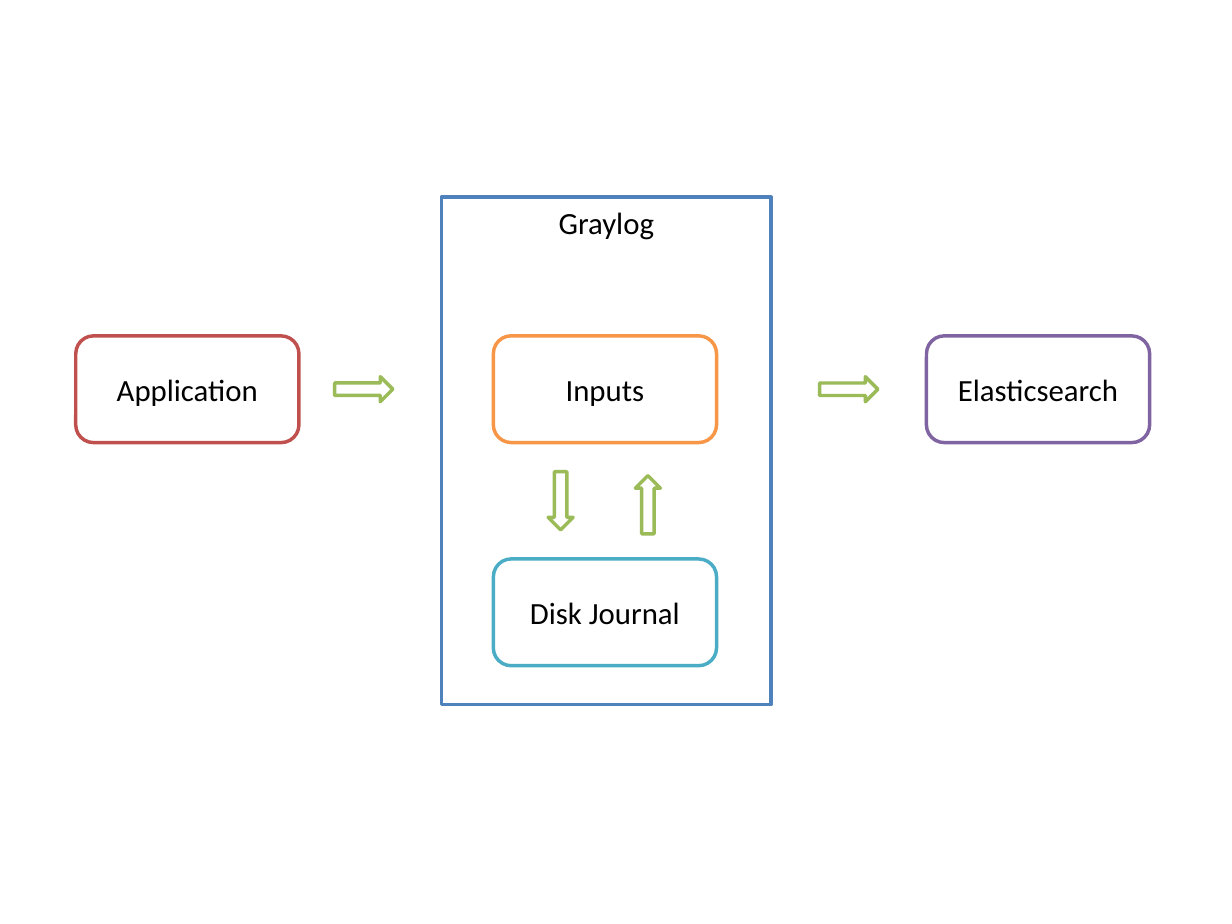
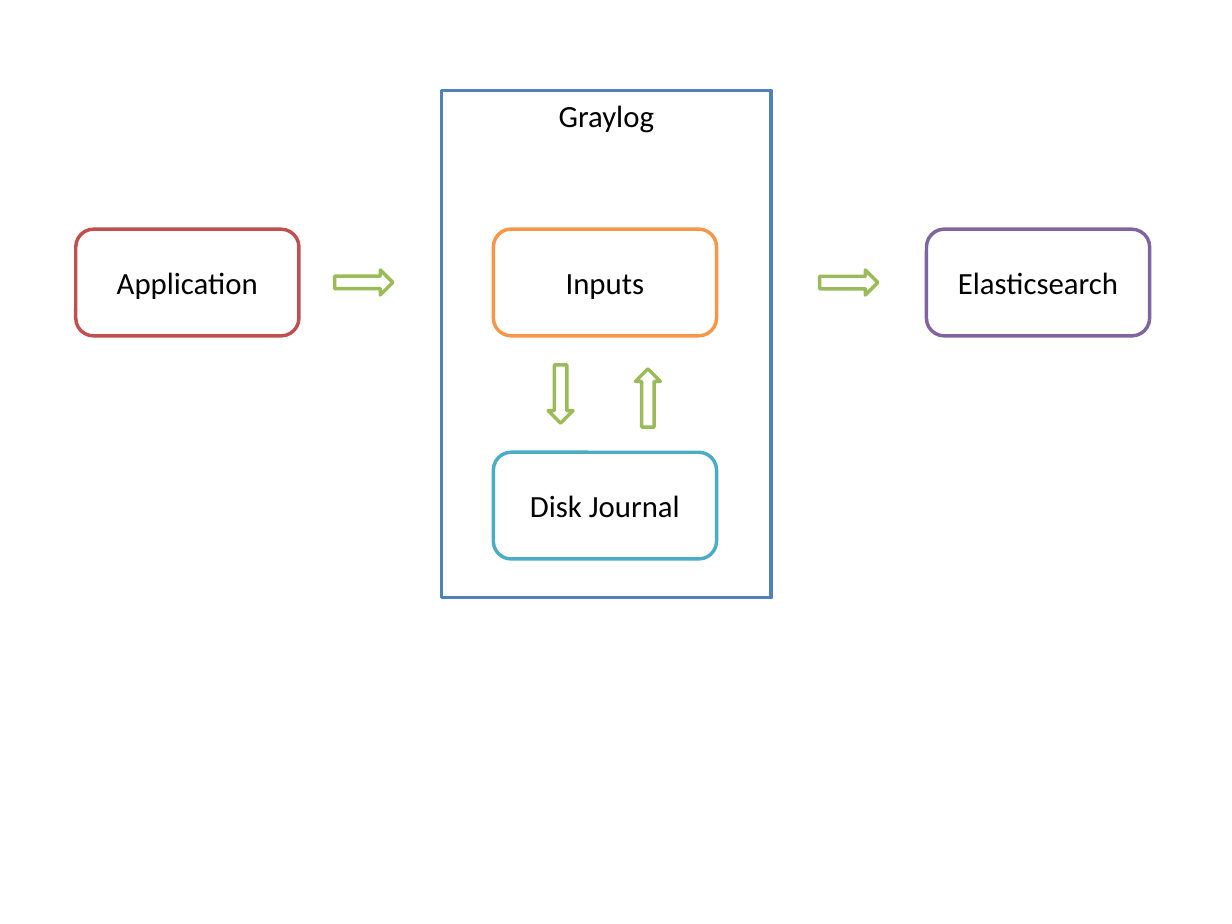
Before and after one commit to gatement/gitpitch_graylog, a slide deck: slide 2 of assets/images/images.pptx. Drawn at 1232x924 pixels with LibreOffice and Linux fonts; fonts in the diff are those of the drawing. Boxes give left, top, right and bottom in pixels: in the first picture for what was removed or moved away, otherwise in the second. Text is boxed around its words. In the diff, an @@ line names an element or a change of style, - is before the commit and + after.

```diff
--- a/assets/images/images.pptx
+++ b/assets/images/images.pptx
@@ 4 rounded rectangles, 4 right arrows, 1 rectangle: place and size @@
-4 rounded rectangles, 4 right arrows, 1 rectangle at box(76, 197, 1149, 705)
+4 rounded rectangles, 4 right arrows, 1 rectangle at box(76, 90, 1149, 598)
```
Also in this commit, not shown: 2 other slides changed, 3 other files.
